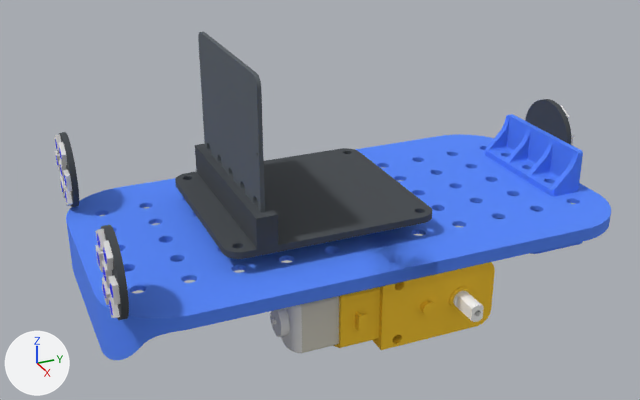
The COLLADA model src/gazebo_urdf/meshes/Robot.dae, before and after one commit.
The view is the same before and after, from a camera (50 mm lens) standing at (0.2247, -0.1081, 0.1161) and looking at (-0.0002, -0.0069, 0.0037). Lighting does not change. The marker at lower left points along +X, +Y and +Z. Where no turn or scale is listed for an object, it has been applied to the vertices. Vertices at the same position are counted once.

The first picture shows 'BBC microbit', 'DFR0548', 'Disque', 'Disque.001', 'Disque.002', 'Motor metal part', 'Motor plastic part', 'Out2', 'Petit support modules', 'Plateforme', 'Reductor', 'Support motoreducteur.001'.
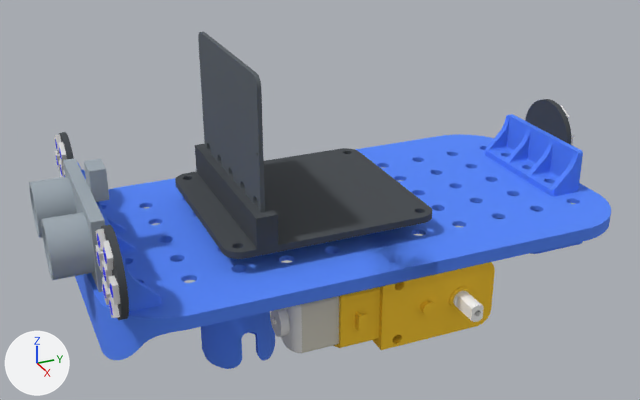
Changed parts and their boxes [x1, y1, x2, y2] in the pictures (640 x 400 px):
'Plateforme', reshaped: before [66, 134, 611, 360]; after [75, 134, 611, 360]
'Capteur US', added: after [29, 158, 109, 292]
'Support modules', added (blue): after [77, 162, 161, 312]
'Support bille', added (blue): after [201, 317, 275, 369]
part 1 of me_plateforme, built on: before [129, 207, 538, 291]; after [170, 202, 538, 329]

Edits to the bpy script that builds the scene:
```text
Add mat_id61:
    mat_id61 = principled_material('ID61')
    mat_id61.base_color = (0.347, 0.402, 0.451)  # grey #9faab3
    mat_id61.roughness = 0.9
Change me_plateforme:
    used by ob_plateforme; location = (-0.0007, -0.03, -0.0001)
    remove me_plateforme.from_pydata(...)  # 9383 vertices, 18909 faces; spans x -0.043..0.044, y -0.05..0.11, z -0.017..0.0
    add me_plateforme.from_pydata(...)  # 10247 vertices, 20515 faces; spans x -0.043..0.044, y -0.05..0.11, z -0.028..0.0
    me_plateforme part 1: 98 vertices moved within x -0.026..0.039, y -0.045..0.091, z -0.009..-0.001; 71 vertices removed from x -0.004..0.004, y -0.01..0.001, z -0.008..-0.004; 935 vertices added at x -0.012..0.011, y -0.026..0.017, z -0.028..-0.001
Add me_capteur_us:
    me_capteur_us.from_pydata(...)  # 730 vertices, 1456 faces; spans x -0.0226..0.0225, y -0.0144..0.0046, z -0.01..0.016
    me_capteur_us.materials.append(mat_id61)  # grey #9faab3
Add me_support_bille:
    me_support_bille.from_pydata(...)  # 2168 vertices, 4312 faces; spans x -0.0115..0.0115, y -0.0115..0.0115, z -0.015..0.0
    me_support_bille.materials.append(mat_id12)  # blue #5387ff
Add me_support_modules:
    me_support_modules.from_pydata(...)  # 1080 vertices, 2176 faces; spans x -0.0101..0.0601, y -0.0062..0.0052, z 0.0..0.016
    me_support_modules.materials.append(mat_id12)  # blue #5387ff
Add ob_capteur_us:
    ob_capteur_us = bpy.data.objects.new('Capteur US', me_capteur_us)
    ob_capteur_us.location = (-0.0016, -0.0748, 0.0097)
Add ob_support_bille:
    ob_support_bille = bpy.data.objects.new('Support bille', me_support_bille)
    ob_support_bille.location = (-0.0008, -0.0347, -0.0281)
Add ob_support_modules:
    ob_support_modules = bpy.data.objects.new('Support modules', me_support_modules)
    ob_support_modules.location = (-0.0265, -0.0693, -0.0002)
```
